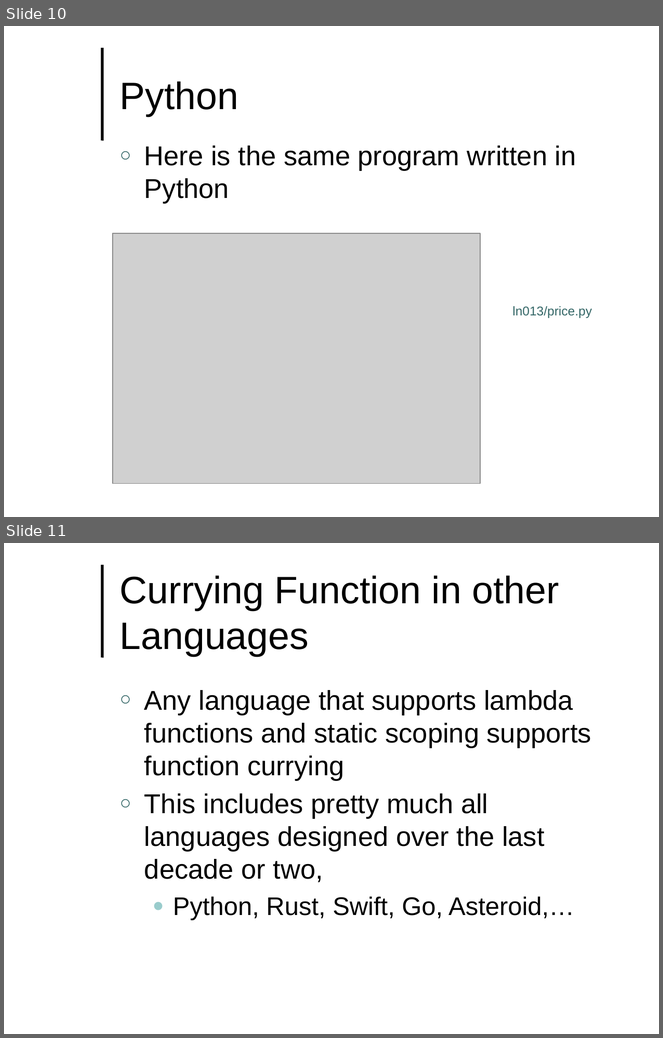
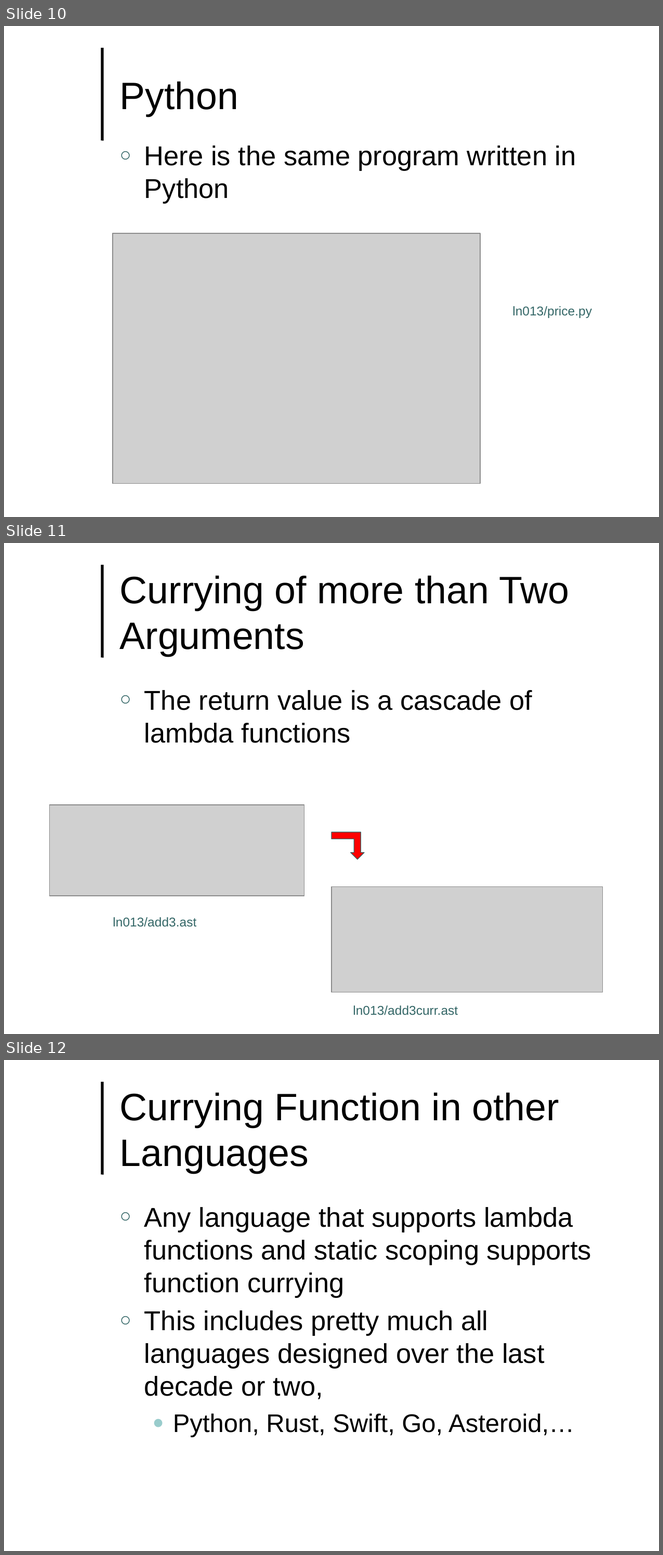
Before and after one commit to lutzhamel/CSC493, a slide deck: notes/csc493-ln013.pptx. Shown one above the other, each under a label of ours: slides 10 and 11 before the commit, slides 10, 11 and 12 after it. The pictures are 663x1038 and 663x1555 pixels, drawn with LibreOffice and Linux fonts; fonts in the diff are those of the drawing; grey boxes stand for pictures; background and template pictures are left out. Boxes give left, top, right and bottom in pixels: in the first picture for what was removed or moved away, otherwise in the second. Text is boxed around its words. In the diff, an @@ line names an element or a change of style, - is before the commit and + after.

```diff
--- a/notes/csc493-ln013.pptx
+++ b/notes/csc493-ln013.pptx
@@ slide 11 added at bbox=[4, 543, 659, 1034], background #FFFFFF; not listed: 1 template element that a slide beside it also shows @@
@@ title added at bbox=[120, 575, 569, 656], 42 pt, text #000000 @@
+Currying of more than Two Arguments
@@ text added at bbox=[144, 690, 532, 743], 30 pt, text #000000 @@
+○ The return value is a cascade of lambda functions
@@ picture added at bbox=[49, 805, 304, 896] @@
@@ bent up arrow added at bbox=[332, 833, 364, 860], fill #FF0000, outline #336666 0.75 pt @@
@@ picture added at bbox=[332, 887, 603, 992] @@
@@ text added at bbox=[113, 917, 196, 927], 14 pt, text #336666 @@
+ln013/add3.ast
@@ text added at bbox=[353, 1006, 458, 1016], 14 pt, text #336666 @@
+ln013/add3curr.ast
@@ what was slide 11 is now slide 12 @@
```
Also in this commit, not shown: 3 other files.
